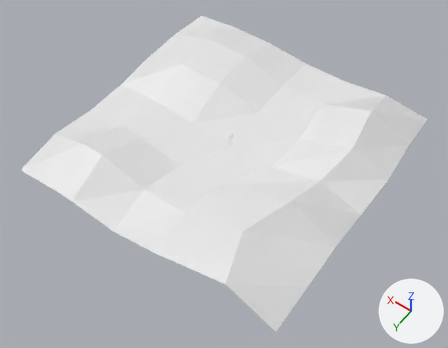
What one commit did to the Blender file ProyectoFinal/ProyectoFinal/Models/Shrek/Guide.blend.
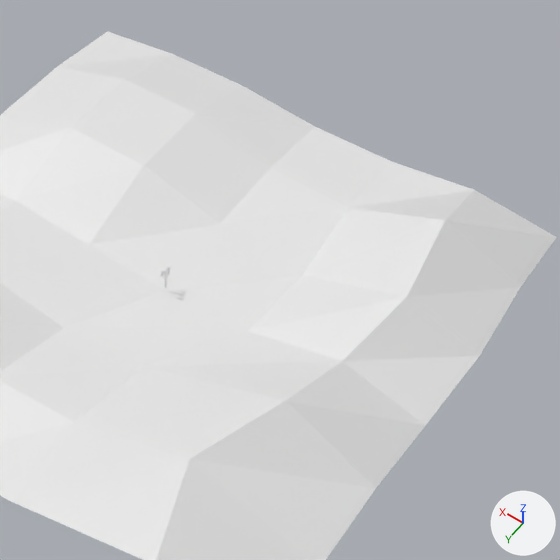
Each version is shown whole from a camera (50 mm lens) standing at (-94.0, 136.4, 192.3) and looking at (-7.1, 14.8, 1.1), then close up on the part from 33% to 96% of the width and 0% to 81% of the height. Arrows for +X, +Y and +Z are at lower right; the lights stay in place.

Before the edit, the objects in view are built like this:
```python
me_baño_cube_001 = bpy.data.meshes.new('Baño_Cube.001')
me_baño_cube_001.from_pydata(...)  # 326 vertices, 314 faces; spans x -2.35..2.38, y -2.35..2.39, z 0.0..5.33
me_baño_cube_001.materials.append(mat_bano)  # picture img_bano_difusse_png
me_casa_cube_003 = bpy.data.meshes.new('Casa_Cube.003')
me_casa_cube_003.from_pydata(...)  # 2559 vertices, 5120 faces; spans x -14.3..13.0, y -8.7..17.8, z 0.0..28.1
me_casa_cube_003.materials.append(mat_casa)
me_cube = bpy.data.meshes.new('Cube')
me_cube.from_pydata(...)  # 28 vertices, 26 faces; spans x -0.72..1.43, y -0.13..0.13, z -0.1..2.91
me_cube.materials.append(mat_letrero)  # picture img_letrero_difusse_png
me_plane = bpy.data.meshes.new('Plane')
me_plane.from_pydata(...)  # 49 vertices, 36 faces; spans x -60.8..59.4, y -59.4..59.4, z -1.2..15.3
me_plane.materials.append(mat_suelo)  # its picture is missing
ob_bano = bpy.data.objects.new('Bano', me_baño_cube_001)
ob_bano.location = (27.0, -23.0, 8.0)
ob_bano.hide_set(True)  # its collection is switched off
ob_casa = bpy.data.objects.new('Casa', me_casa_cube_003)
ob_casa.location = (0.0, 0.0, 0.0)
ob_casa.hide_set(True)  # its collection is switched off
ob_letreto = bpy.data.objects.new('Letreto', me_cube)
ob_letreto.location = (-15.3, -38.7, 3.0)
ob_letreto.hide_set(True)
ob_suelo = bpy.data.objects.new('Suelo', me_plane)
ob_suelo.location = (0.0, 0.0, 0.0)
```
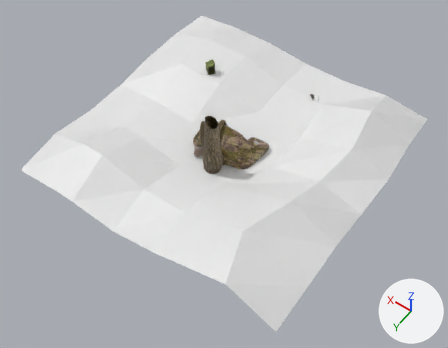
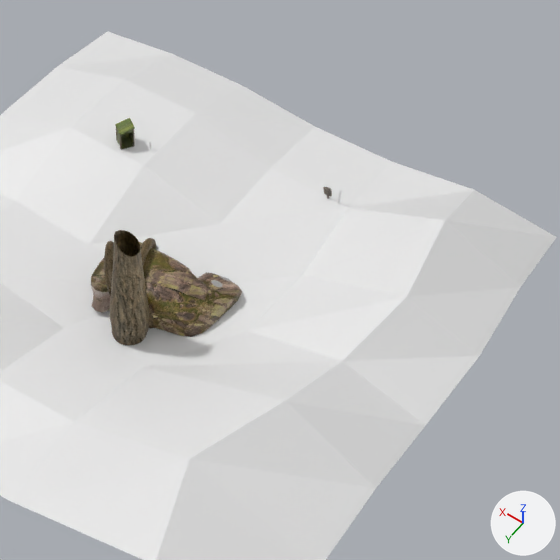
The change in detail:
Object 'Casa' (ob_casa) is now shown.
Object 'Bano' (ob_bano) is now shown.
Object 'Letreto' (ob_letreto) is now shown.

Location of each change, [x1, y1, x2, y2] in pixels of the close-ups (560 x 560 px):
'Casa', shown
    after: [91, 230, 242, 345]
'Bano', shown (green)
    after: [115, 118, 135, 149]
'Letreto', shown
    after: [323, 187, 332, 199]
